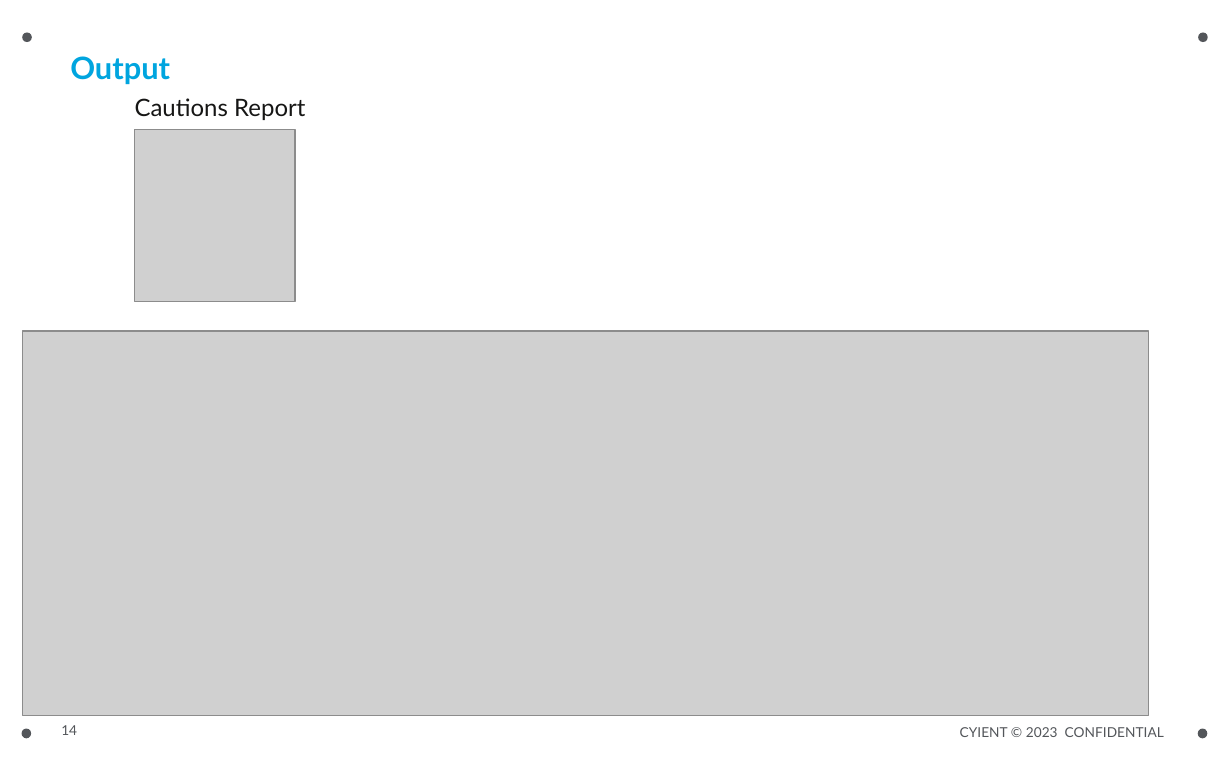
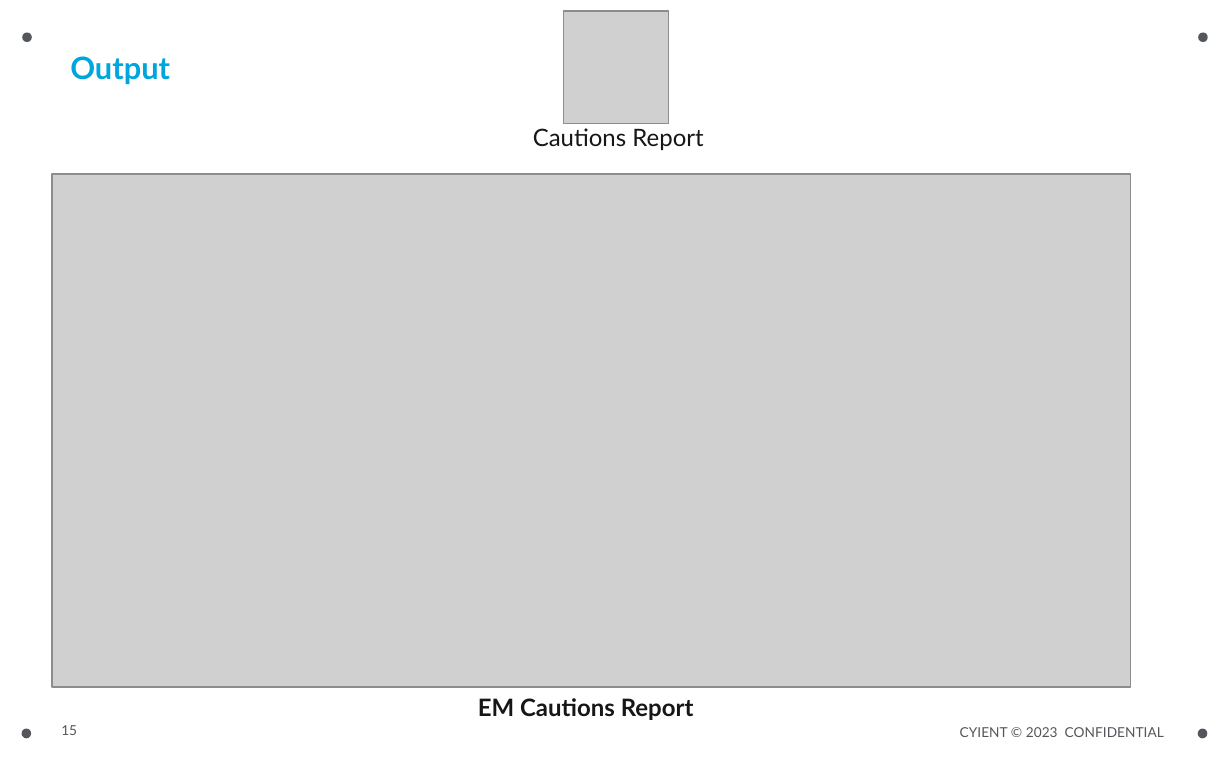
Before and after one commit to JeromeeKaram/FetchCaution, a slide deck: slide 15 of ExtractCautionsForEM/bin/Debug/bin/ExtractCautionsFromEngineManualTool.pptx (slide 14 before the commit). Drawn at 1232x770 pixels with LibreOffice and Linux fonts; fonts in the diff are those of the drawing; grey boxes stand for pictures. Boxes give left, top, right and bottom in pixels: in the first picture for what was removed or moved away, otherwise in the second. Text is boxed around its words. In the diff, an @@ line names an element or a change of style, - is before the commit and + after.

```diff
--- a/ExtractCautionsForEM/bin/Debug/bin/ExtractCautionsFromEngineManualTool.pptx
+++ b/ExtractCautionsForEM/bin/Debug/bin/ExtractCautionsFromEngineManualTool.pptx
@@ picture: place and size @@
-picture at [134,129,294,302]
+picture at [563,11,668,123]
@@ text "Cautions Report": place and size @@
-text "Cautions Report" at [135,98,305,120]
+text "Cautions Report" at [533,128,703,150]
@@ picture: place and size @@
-picture at [22,331,1148,716]
+picture at [52,174,1130,687]
@@ text added at [478,698,694,720], 14 pt, text #161615, bold @@
+EM Cautions Report
@@ page number at [61,725,77,735]: text changed @@
-14
+15
```
Also in this commit, not shown: 7 other slides changed, 5 slides added, 6 other files.
